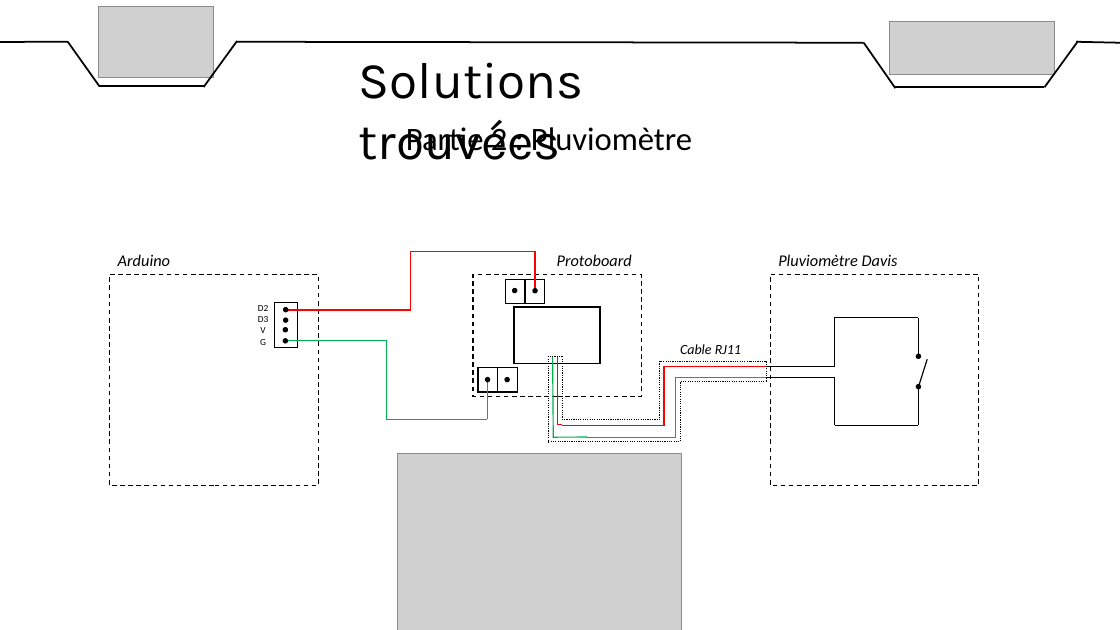
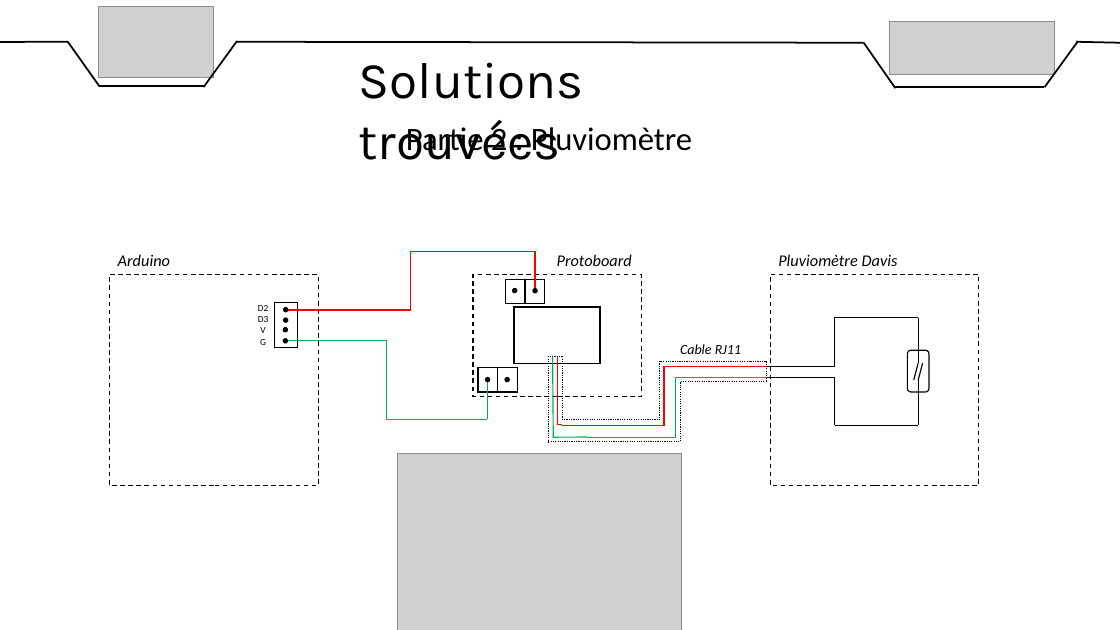
Before and after one commit to DylanChe/SupervisionSerre, a slide deck: slide 11 of oral_projet/revue_2/diaporama_revue_2_dylan.pptx. Drawn at 1120x630 pixels with LibreOffice and Linux fonts; fonts in the diff are those of the drawing; grey boxes stand for pictures. Boxes give left, top, right and bottom in pixels: in the first picture for what was removed or moved away, otherwise in the second. Text is boxed around its words. In the diff, an @@ line names an element or a change of style, - is before the commit and + after.

```diff
--- a/oral_projet/revue_2/diaporama_revue_2_dylan.pptx
+++ b/oral_projet/revue_2/diaporama_revue_2_dylan.pptx
@@ line moved from (918, 318) - (918, 356) to (918, 318) - (918, 364) @@
@@ rounded rectangle added at bbox=[907, 350, 929, 392], outline #000000 1 pt @@
@@ ellipse removed at bbox=[917, 355, 921, 359] @@
@@ line added from (918, 363) to (914, 380), #000000 1 pt @@
@@ ellipse removed at bbox=[917, 385, 921, 389] @@
@@ line moved from (918, 386) - (918, 425) to (918, 380) - (918, 425) @@
@@ line moved from (928, 360) - (918, 387) to (923, 363) - (918, 380) @@
```
Also in this commit, not shown: 1 other slide changed.
